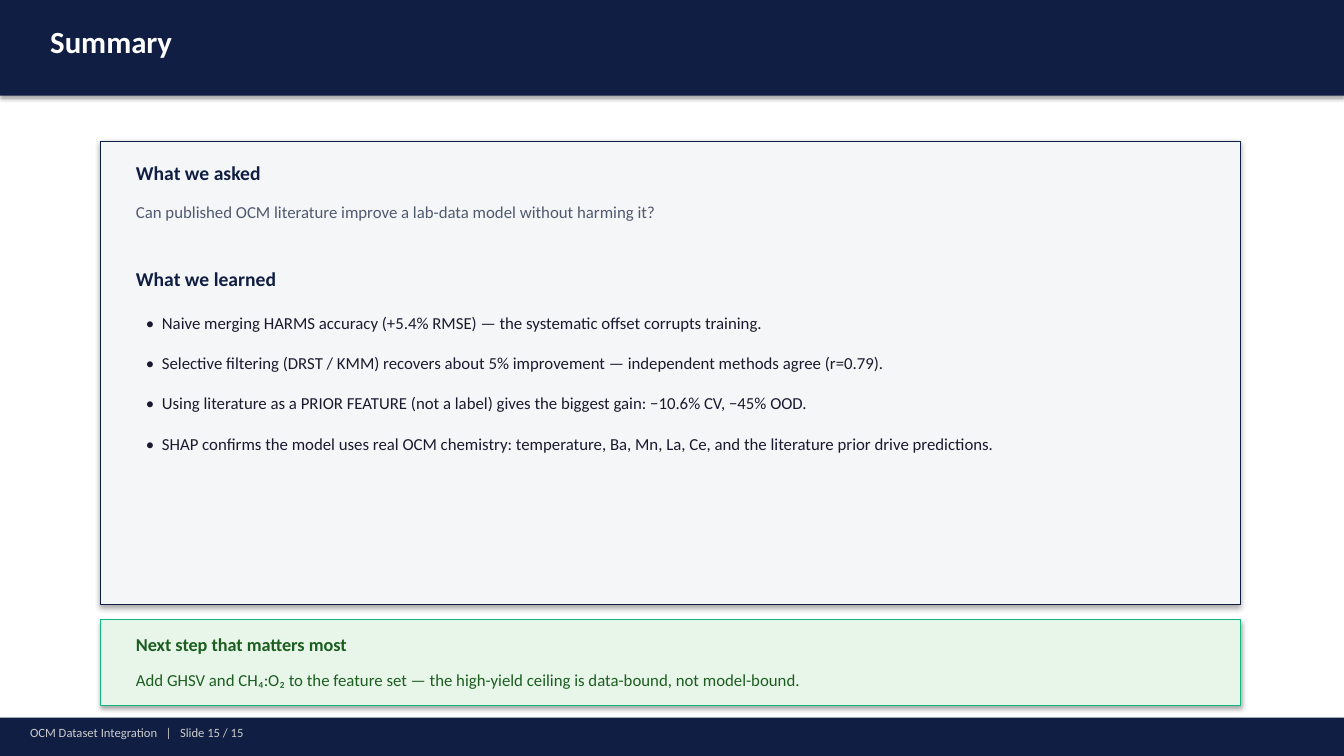
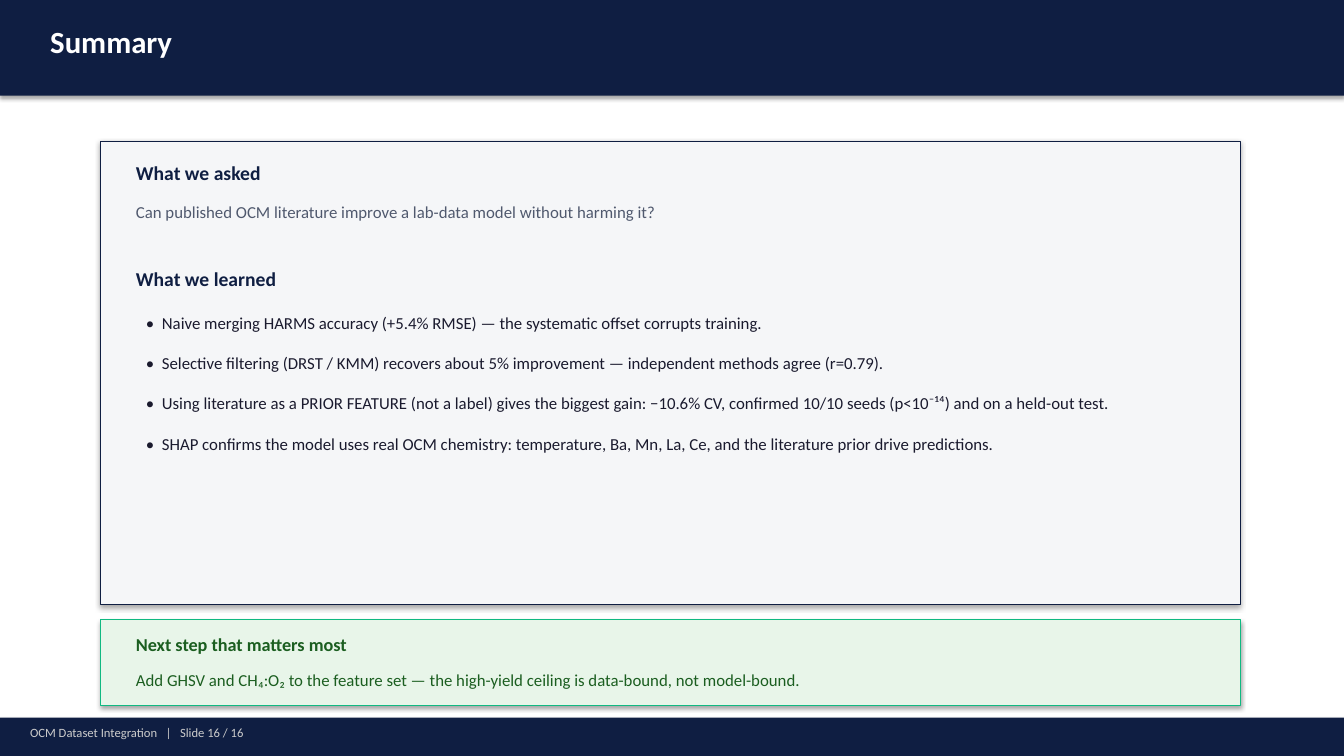
Before and after one commit to ParthN9i4/OCM-Dataset-JAIST, a slide deck: slide 16 of ocm_presentation.pptx (slide 15 before the commit). Drawn at 1344x756 pixels with LibreOffice and Linux fonts; fonts in the diff are those of the drawing. Boxes give left, top, right and bottom in pixels: in the first picture for what was removed or moved away, otherwise in the second. Text is boxed around its words. In the diff, an @@ line names an element or a change of style, - is before the commit and + after.

```diff
--- a/ocm_presentation.pptx
+++ b/ocm_presentation.pptx
@@ text at [162,396,1108,412]: text changed @@
-• Using literature as a PRIOR FEATURE (not a label) gives the biggest gain: −10.6% CV, −45% OOD.
+• Using literature as a PRIOR FEATURE (not a label) gives the biggest gain: −10.6% CV, confirmed 10/10 seeds (p<10⁻¹⁴) and on a held-out test.
@@ text at [30,728,244,739]: text changed @@
-OCM Dataset Integration | Slide 15 / 15
+OCM Dataset Integration | Slide 16 / 16
```
Also in this commit, not shown: 14 other slides changed, 1 slide added, 14 other files.
